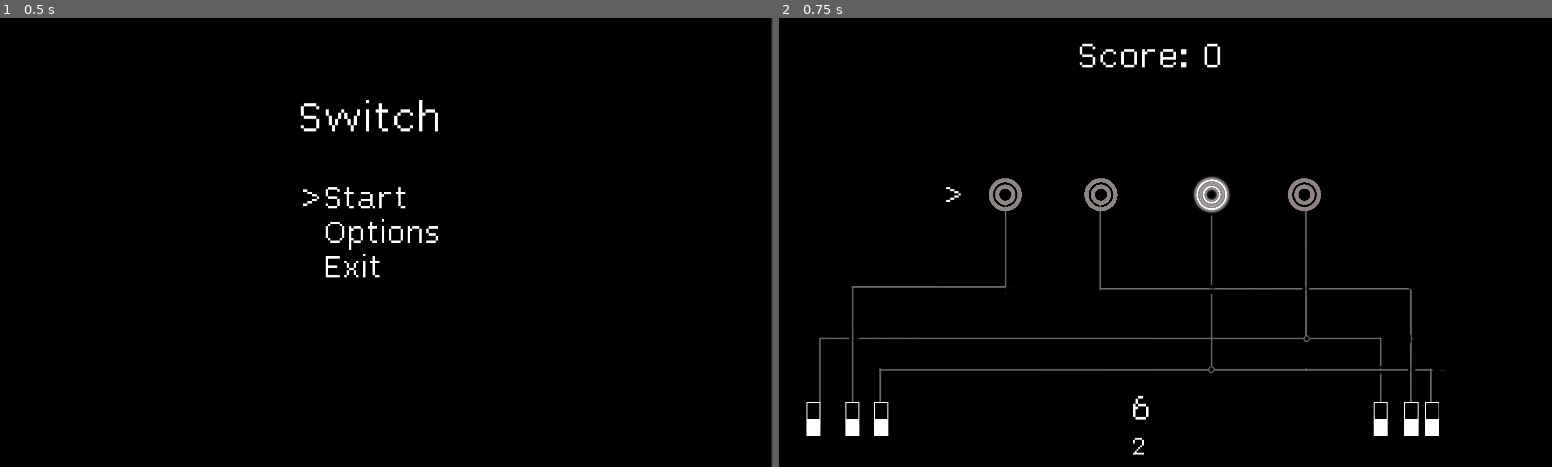
Above: before the commit, frames 1-2 (left to right).
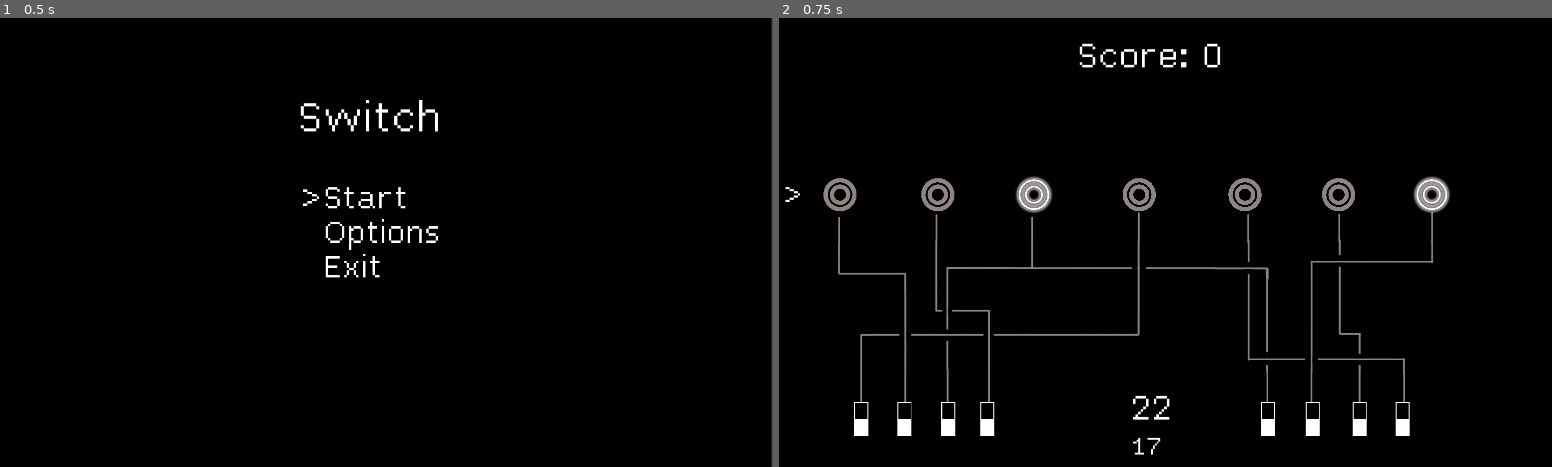
Above: after the commit, the same moments.

Repository: DragonCat4012/Switch
Game: Godot game, scene res://menu.tscn
The game is run twice, just before and just after one commit, with the same random seed, the same clock (stepped at 60 frames per second) and the same inputs.
Inputs (mouse positions are in pixels of both pictures, inside the frame that each line leads up to):
- Up to frame 1 (0.5 s): no input
- Up to frame 2 (0.75 s): tap Enter (ui_accept) at 0.5 s; move the mouse to (1327, 220) at 0.52 s; hold Up (ui_up) from 0.53 s (still down); click (1327, 220) at 0.67 s

Frame 1 is identical in both runs. In frame 2, 6.5% of the frame differs, in the area x 0-87%, y 35-98%.

Commit message:
add more maps

Diff:
--- a/game.gd
+++ b/game.gd
@@ -9,10 +9,21 @@
 @onready var lamp2 = $"MarginContainer/Lamp 2"
 @onready var lamp3 = $"MarginContainer/Lamp 3"
 @onready var lamp4 = $"MarginContainer/Lamp 4"
+@onready var lamp5 = $"MarginContainer/Lamp 5"
+@onready var lamp6 = $"MarginContainer/Lamp 6"
+@onready var lamp7 = $"MarginContainer/Lamp 7"
+
 @onready var numberLabel = $CenterContainer/VBoxContainer/NumberLabel
 @onready var numberPreviewLabel = $CenterContainer/VBoxContainer/NumberPreview
 @onready var scoreLabel = $CenterContainer2/ScoreLabel
+
+# Audiol
 @onready var audioPlayer = $"AudioStreamPlayer"
+
+# Map
+@onready var mapObject = $MarginContainer/Map
+var mapRessources = ["res://Sprites/Maps/map_0.PNG","res://Sprites/Maps/map_1.PNG","res://Sprites/Maps/map_2.PNG"]
+var mapIndex = 0
 
 # Current Game
 var currentNumber = 0
@@ -23,12 +34,36 @@
 var score = 0
 
 var map_dict = { # key=switch, value=lamp
-	1: 4,
-	2: 1,
-	3:3,
-	4:4,
-	5:2,
-	6:3
+	0: {
+		1: 4,
+		2: 3,
+		3: 5,
+		4: 2,
+		5: 1,
+		6: 5,
+		7: 7,
+		8: 6
+	},
+	1: {
+		1: 1,
+		2: 4,
+		3: 2,
+		4: 3,
+		5: 1,
+		6: 2,
+		7: 5,
+		8:6
+	},
+	2: {
+		1: 4,
+		2: 1,
+		3: 3,
+		4: 2,
+		5: 3,
+		6: 7,
+		7: 6,
+		8: 5
+	}
 }
 
 func _ready():
@@ -45,13 +80,17 @@
 	if FileAccess.file_exists((File_name)):
 		var file = FileAccess.open(File_name, FileAccess.READ)
 		var dict = JSON.parse_string(file.get_as_text())
-		isEndianSwitchingEnabled = dict[isEndianSwitchingEnabled]
+		isEndianSwitchingEnabled = bool(dict["isEndianSwitchingEnabled"])
 
 func _init_game():
+	setupt_map()
 	lamp1.reset()
 	lamp2.reset()
 	lamp3.reset()
 	lamp4.reset()
+	lamp5.reset()
+	lamp6.reset()
+	lamp7.reset()
 	initNumber()
 	updateCurrentNumber(true)
 
@@ -72,7 +111,7 @@
 func switch_activated(_switch_number, _isOn):
 	if not audioPlayer.playing:
 			audioPlayer.play()
-	toggleLamp(map_dict[_switch_number])
+	toggleLamp(map_dict[mapIndex][_switch_number])
 
 func toggleLamp(_lampID):
 	if _lampID == 1:
@@ -83,10 +122,16 @@
 		lamp3.toggleStatus()
 	elif _lampID == 4:
 		lamp4.toggleStatus()
+	elif _lampID == 5:
+		lamp5.toggleStatus()
+	elif _lampID == 6:
+		lamp6.toggleStatus()
+	elif _lampID == 7:
+		lamp7.toggleStatus()
 	updateCurrentNumber()
 
 func initNumber():
-	var num = randi_range(1, 12)
+	var num = randi_range(1, 128)
 	numberLabel.text = str(num)
 	goalNumber = num
 
@@ -101,16 +146,27 @@
 			x += 4
 		if lamp4.isOn:
 			x += 8
+		if lamp5.isOn:
+			x += 16
+		if lamp6.isOn:
+			x += 32
+		if lamp7.isOn:
+			x += 64
 	else:
+		if lamp7.isOn:
+			x += 1
+		if lamp6.isOn:
+			x += 2
+		if lamp5.isOn:
+			x += 4
 		if lamp4.isOn:
-			x += 1
+			x += 8
 		if lamp3.isOn:
-			x += 2
+			x += 16
 		if lamp2.isOn:
-			x += 4
+			x += 32
 		if lamp1.isOn:
-			x += 8
-
+			x += 64
 	currentNumber = x
 	numberPreviewLabel.text = str(currentNumber)
 
@@ -120,3 +176,8 @@
 		score += 1
 		scoreLabel.text = "Score: " + str(score)
 		_init_game()
+
+# Map
+func setupt_map():
+	mapIndex = randi_range(0, len(mapRessources)-1)
+	mapObject.texture = load(mapRessources[mapIndex])
--- a/game.tscn
+++ b/game.tscn
@@ -1,9 +1,9 @@
 [gd_scene load_steps=9 format=3 uid="uid://cygmp3elu4kij"]
 
 [ext_resource type="Script" path="res://game.gd" id="1_67put"]
-[ext_resource type="Texture2D" uid="uid://dv8hml4jqfej1" path="res://Sprites/Maps/map1.PNG" id="2_cey4v"]
 [ext_resource type="FontFile" uid="uid://b2cswqm32sj5f" path="res://Lex.ttf" id="2_q8ujg"]
 [ext_resource type="Script" path="res://Sprites/Switch/Switch.gd" id="3_gwxeo"]
+[ext_resource type="Texture2D" uid="uid://q7pg1xi85gxc" path="res://Sprites/Maps/map_1.PNG" id="3_lyxkw"]
 [ext_resource type="Texture2D" uid="uid://bvp45mugj0pvi" path="res://Sprites/Switch/off.PNG" id="3_tksxr"]
 [ext_resource type="Texture2D" uid="uid://cpiutjtj20tfu" path="res://Sprites/Lamps/off.PNG" id="5_4jnr2"]
 [ext_resource type="Script" path="res://Sprites/Lamps/Lamp.gd" id="6_ampmk"]
@@ -50,77 +50,112 @@
 
 [node name="Map" type="Sprite2D" parent="MarginContainer"]
 position = Vector2(960, 540)
-texture = ExtResource("2_cey4v")
+texture = ExtResource("3_lyxkw")
 
 [node name="Switch 1" type="Sprite2D" parent="MarginContainer"]
-position = Vector2(145, 965)
+position = Vector2(260, 965)
 scale = Vector2(0.05, 0.05)
 texture = ExtResource("3_tksxr")
 script = ExtResource("3_gwxeo")
 metadata/id = 1
 
 [node name="Switch 2" type="Sprite2D" parent="MarginContainer"]
-position = Vector2(239, 965)
+position = Vector2(364, 965)
 scale = Vector2(0.05, 0.05)
 texture = ExtResource("3_tksxr")
 script = ExtResource("3_gwxeo")
 metadata/id = 2
 
 [node name="Switch 3" type="Sprite2D" parent="MarginContainer"]
-position = Vector2(308, 965)
+position = Vector2(469, 965)
 scale = Vector2(0.05, 0.05)
 texture = ExtResource("3_tksxr")
 script = ExtResource("3_gwxeo")
 metadata/id = 3
 
 [node name="Switch 4" type="Sprite2D" parent="MarginContainer"]
-position = Vector2(1508, 965)
+position = Vector2(563, 965)
 scale = Vector2(0.05, 0.05)
 texture = ExtResource("3_tksxr")
 script = ExtResource("3_gwxeo")
 metadata/id = 4
 
 [node name="Switch 5" type="Sprite2D" parent="MarginContainer"]
-position = Vector2(1582, 965)
+position = Vector2(1238, 965)
 scale = Vector2(0.05, 0.05)
 texture = ExtResource("3_tksxr")
 script = ExtResource("3_gwxeo")
 metadata/id = 5
 
 [node name="Switch 6" type="Sprite2D" parent="MarginContainer"]
-position = Vector2(1632, 965)
+position = Vector2(1345, 965)
 scale = Vector2(0.05, 0.05)
 texture = ExtResource("3_tksxr")
 script = ExtResource("3_gwxeo")
 metadata/id = 6
 
+[node name="Switch 7" type="Sprite2D" parent="MarginContainer"]
+position = Vector2(1458, 965)
+scale = Vector2(0.05, 0.05)
+texture = ExtResource("3_tksxr")
+script = ExtResource("3_gwxeo")
+metadata/id = 7
+
+[node name="Switch 8" type="Sprite2D" parent="MarginContainer"]
+position = Vector2(1561, 965)
+scale = Vector2(0.05, 0.05)
+texture = ExtResource("3_tksxr")
+script = ExtResource("3_gwxeo")
+metadata/id = 8
+
 [node name="Lamp 1" type="Sprite2D" parent="MarginContainer"]
-position = Vector2(604, 425)
+position = Vector2(207, 425)
 scale = Vector2(0.05, 0.05)
 texture = ExtResource("5_4jnr2")
 script = ExtResource("6_ampmk")
 metadata/id = 1
 
 [node name="Lamp 2" type="Sprite2D" parent="MarginContainer"]
-position = Vector2(834, 425)
+position = Vector2(442, 425)
 scale = Vector2(0.05, 0.05)
 texture = ExtResource("5_4jnr2")
 script = ExtResource("6_ampmk")
 metadata/id = 2
 
 [node name="Lamp 3" type="Sprite2D" parent="MarginContainer"]
-position = Vector2(1100, 425)
+position = Vector2(673, 425)
 scale = Vector2(0.05, 0.05)
 texture = ExtResource("5_4jnr2")
 script = ExtResource("6_ampmk")
 metadata/id = 3
 
 [node name="Lamp 4" type="Sprite2D" parent="MarginContainer"]
-position = Vector2(1323, 425)
+position = Vector2(926, 425)
 scale = Vector2(0.05, 0.05)
 texture = ExtResource("5_4jnr2")
 script = ExtResource("6_ampmk")
 metadata/id = 4
+
+[node name="Lamp 5" type="Sprite2D" parent="MarginContainer"]
+position = Vector2(1180, 425)
+scale = Vector2(0.05, 0.05)
+texture = ExtResource("5_4jnr2")
+script = ExtResource("6_ampmk")
+metadata/id = 5
+
+[node name="Lamp 6" type="Sprite2D" parent="MarginContainer"]
+position = Vector2(1405, 425)
+scale = Vector2(0.05, 0.05)
+texture = ExtResource("5_4jnr2")
+script = ExtResource("6_ampmk")
+metadata/id = 6
+
+[node name="Lamp 7" type="Sprite2D" parent="MarginContainer"]
+position = Vector2(1629, 425)
+scale = Vector2(0.05, 0.05)
+texture = ExtResource("5_4jnr2")
+script = ExtResource("6_ampmk")
+metadata/id = 7
 
 [node name="CenterContainer2" type="CenterContainer" parent="."]
 offset_top = 50.0
@@ -140,9 +175,9 @@
 stream = ExtResource("8_q7x5g")
 
 [node name="HBoxContainer" type="HBoxContainer" parent="."]
-offset_left = 464.0
+offset_left = 78.0
 offset_top = 377.0
-offset_right = 1464.0
+offset_right = 1778.0
 offset_bottom = 477.0
 
 [node name="LeftArrow" type="Label" parent="HBoxContainer"]
Binary file removed: Sprites/Maps/map1.PNG
Binary file added: Sprites/Maps/map_0.PNG
Not shown, added: Sprites/Maps/map_0.PNG.import
Binary file added: Sprites/Maps/map_1.PNG
Not shown, changed: Sprites/Maps/map_1.PNG.import
Binary file added: Sprites/Maps/map_2.PNG
Not shown, added: Sprites/Maps/map_2.PNG.import
